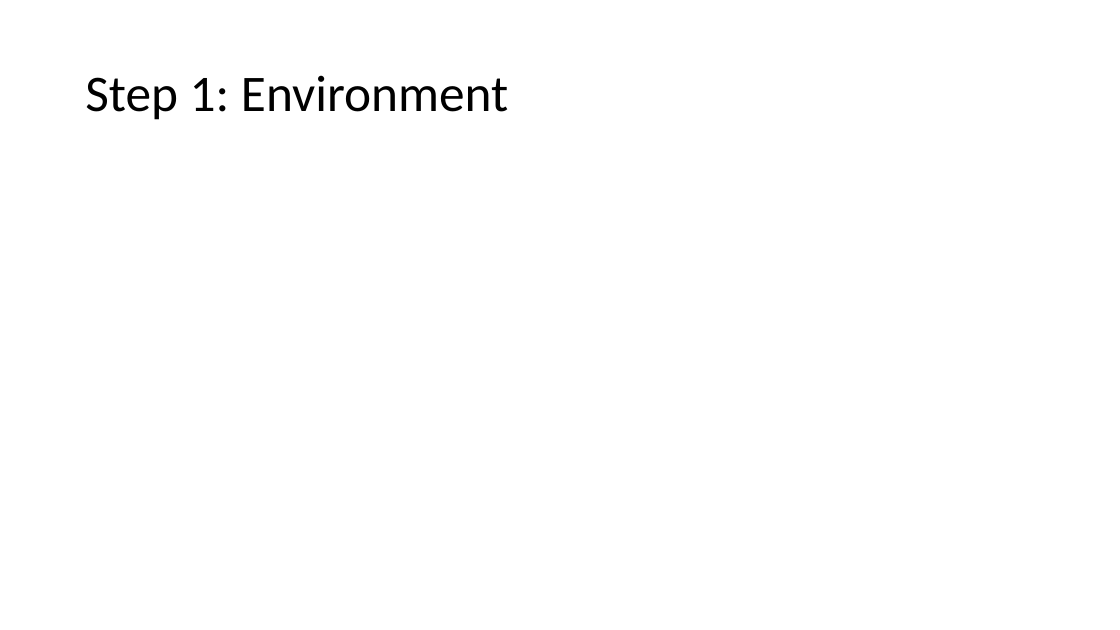
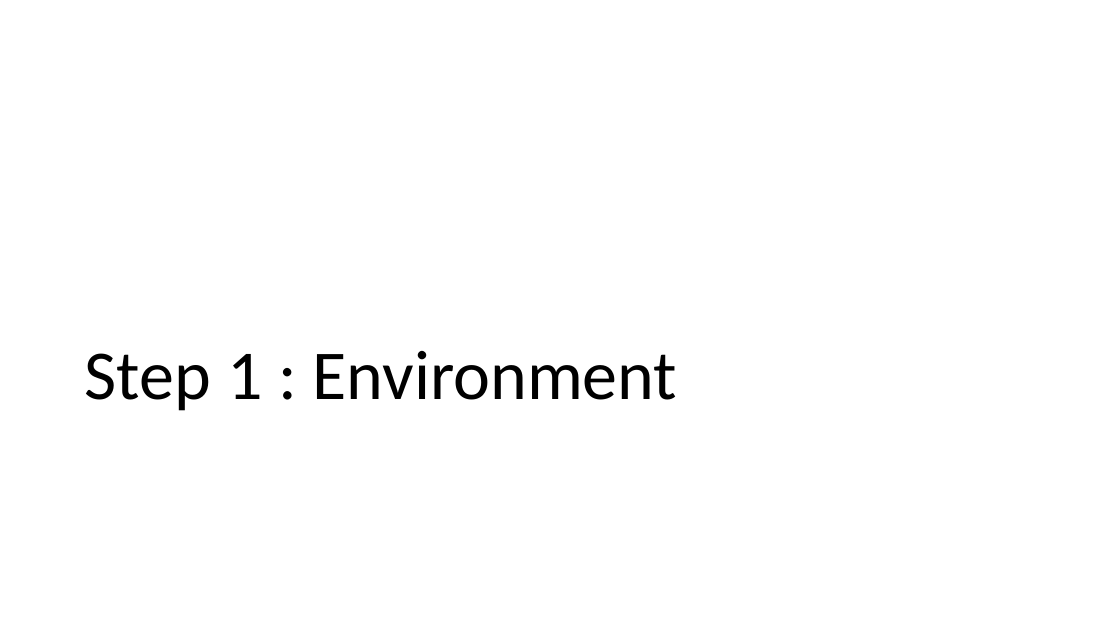
Before and after one commit to Anas-Bahtaoui/Online-Learning, a slide deck: slide 8 of project_slides.pptx (slide 3 before the commit). Drawn at 1120x630 pixels with LibreOffice and Linux fonts; fonts in the diff are those of the drawing. Boxes give left, top, right and bottom in pixels: in the first picture for what was removed or moved away, otherwise in the second. Text is boxed around its words. In the diff, an @@ line names an element or a change of style, - is before the commit and + after.

```diff
--- a/project_slides.pptx
+++ b/project_slides.pptx
@@ title "Step 1 : Environment" at (x1=85, y1=351, x2=677, y2=411): vertical alignment middle to bottom @@
@@ title at (x1=85, y1=351, x2=677, y2=411): text changed; size 44 to 60 pt @@
-Step 1: Environment
+Step 1 : Environment
```
Also in this commit, not shown: 9 slides added, 1 slide removed.
